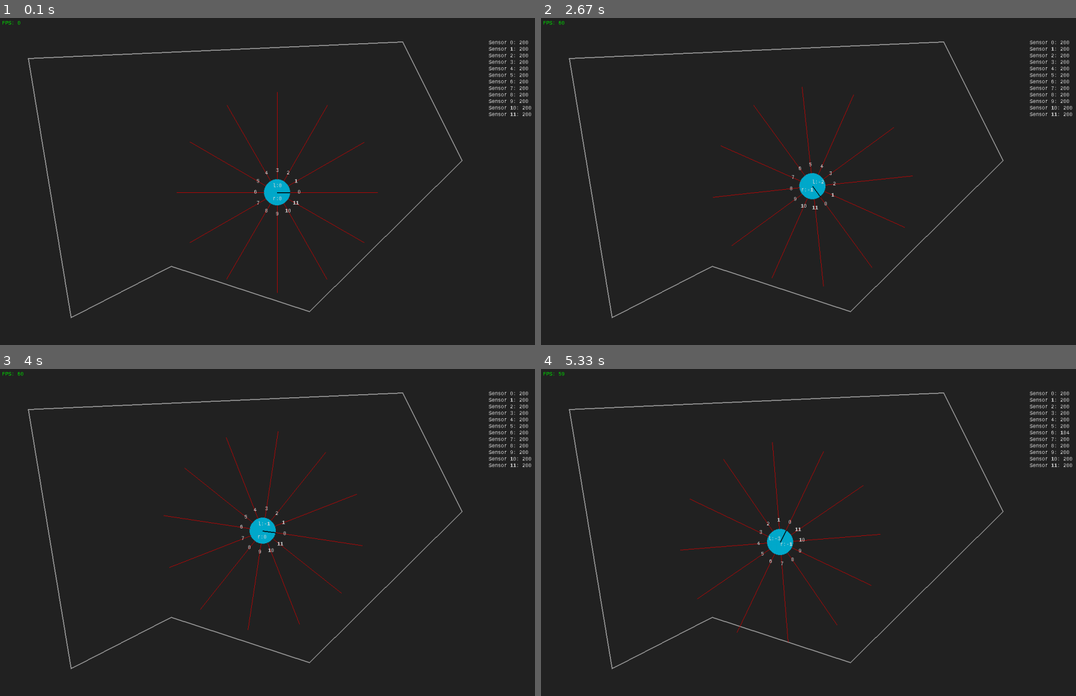
Above: before the commit, frames 1-4 (two rows, left to right).
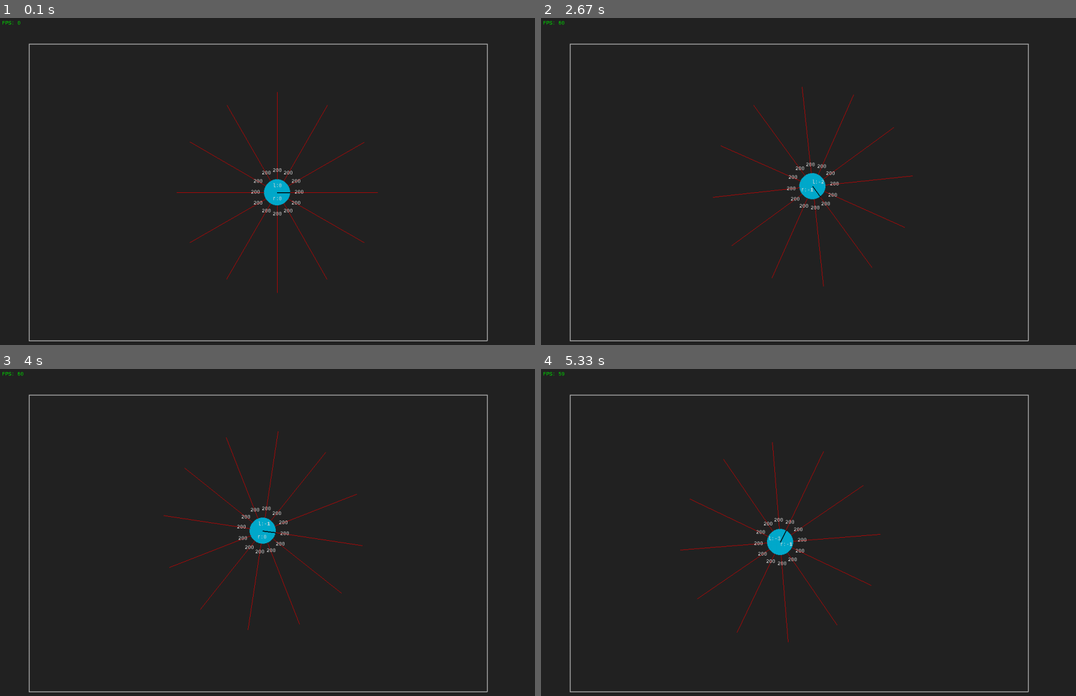
Above: after the commit, the same moments.

Repository: Pascalos99/Autonomous-Robotic-Systems-Assignment
Game: pygame game, started from Assignment 2 - Mobile Robot Simulation/main.py
Two runs of this game, one before a commit and one after it. Both use one fixed random seed, a clock stepped at 60 frames per second and the inputs below.
Inputs:
- Up to frame 1 (0.1 s): no input
- Up to frame 2 (2.67 s): hold D 0.33-0.8 s; hold W 0.83-1.13 s; hold D 1.17-1.63 s; hold A 1.67-2.2 s; tap E at 1.82 s; hold S 2.23-2.53 s; hold A from 2.57 s (still down)
- Up to frame 3 (4 s): release A at 2.97 s; hold W 3-3.37 s; tap E at 3.15 s; hold D from 3.4 s (still down)
- Up to frame 4 (5.33 s): release D at 4.03 s; hold S 4.07-4.43 s; hold A 4.47-4.93 s; tap E at 4.62 s; hold D from 4.97 s (still down)

The runs differ from the first frame. In frame 1, 2.6% of the frame differs, in the area x 5-100%, y 6-99%; in frame 2, 2.6%; in frame 3, 2.6%; in frame 4, 2.6%.

Commit message:
Removed map 4 as default because it is glitched

Diff:
--- a/Assignment 2 - Mobile Robot Simulation/config.ini
+++ b/Assignment 2 - Mobile Robot Simulation/config.ini
@@ -9,4 +9,4 @@
 window_width = 1270
 window_height = 800
 speed_step = 0.5
-sensor_data_separate = 1
+sensor_data_separate = 0
--- a/Assignment 2 - Mobile Robot Simulation/main.py
+++ b/Assignment 2 - Mobile Robot Simulation/main.py
@@ -54,7 +54,7 @@
         self.win = pygame.display.set_mode((WIDTH, HEIGHT), pygame.RESIZABLE)
         self.clock = pygame.time.Clock()
         self.map = Map()
-        self.map.load_map_from_json(f'{working_directory}/maps/map_4.json')
+        self.map.load_map_from_json(f'{working_directory}/maps/rect_map.json')
         self.player = Player(self.map)
 
         self.sensitivity = float(config['PROGRAM']['speed_step'])
